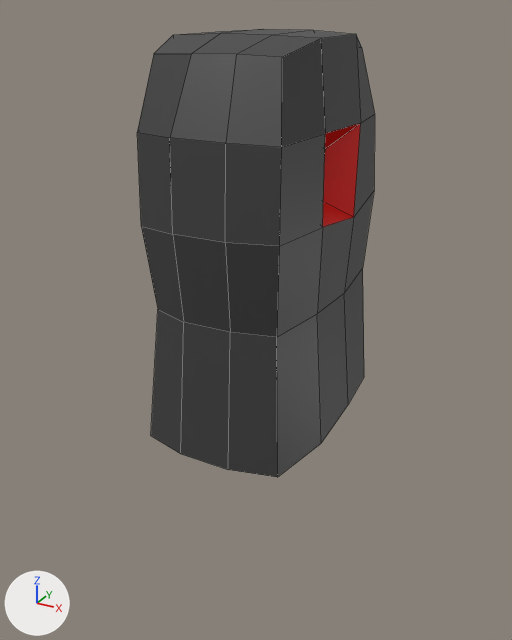
Before and after pictures for a commit that changed the FBX model Assets/World/Decor/coolrock2.fbx.
One viewpoint serves both versions: a camera (50 mm lens) standing at (2.68, -5.05, 2.91) and looking at (-0.05, -0.08, 0.43). Arrows for +X, +Y and +Z are at lower left; the lights stay in place. Mesh edges are drawn as thin lines. Where no turn or scale is listed for an object, it has been applied to the vertices.

In view in the first picture: 'coolrock2'.
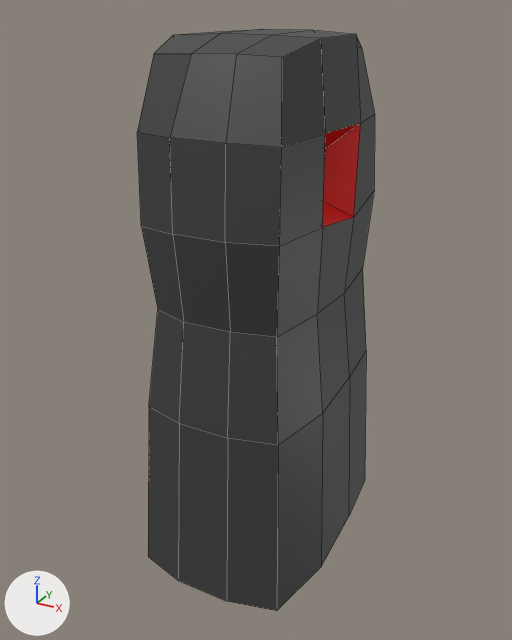
Location of each change, [x1, y1, x2, y2] in pixels of the pictures (512 x 640 px):
'coolrock2', reshaped (30% taller)
    before: [137, 29, 375, 477]
    after: [137, 29, 375, 611]
part 1 of me_cube_002, built on
    before: [151, 268, 364, 477]
    after: [148, 268, 366, 611]

Patch to the scene script:
```diff
--- a/Assets/World/Decor/coolrock2.fbx.py
+++ b/Assets/World/Decor/coolrock2.fbx.py
@@ me_cube_002 @@
 # used by ob_coolrock2; location = (0.0, 0.0, 0.0)
-me_cube_002.from_pydata(...)  # 76 vertices, 76 faces; spans x -0.7..0.72, y -1.05..1.07, z -0.44..2.76
+me_cube_002.from_pydata(...)  # 88 vertices, 88 faces; spans x -0.76..0.79, y -1.15..1.15, z -1.72..2.76
+# me_cube_002 part 1
+# 8 vertices are removed from x -0.61..0.61, y -0.95..0.93, z -0.44
+# 17 faces are deleted
+# 8 vertices in x -0.7..0.72, y -1.05..1.05, z -0.44 move by (0.0, 0.0, 0.29)
+# 20 vertices are added at x -0.76..0.79, y -1.15..1.15, z -1.72..-0.15
+# 29 new faces join them, mat_rock (black #3d3d3d)
 me_cube_002.materials.append(mat_rock)
```
